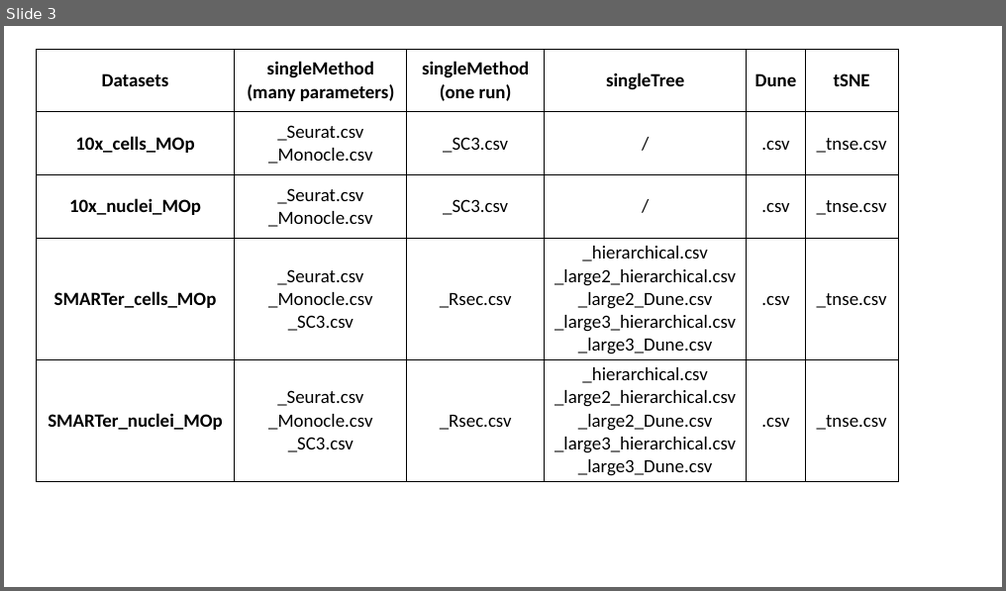
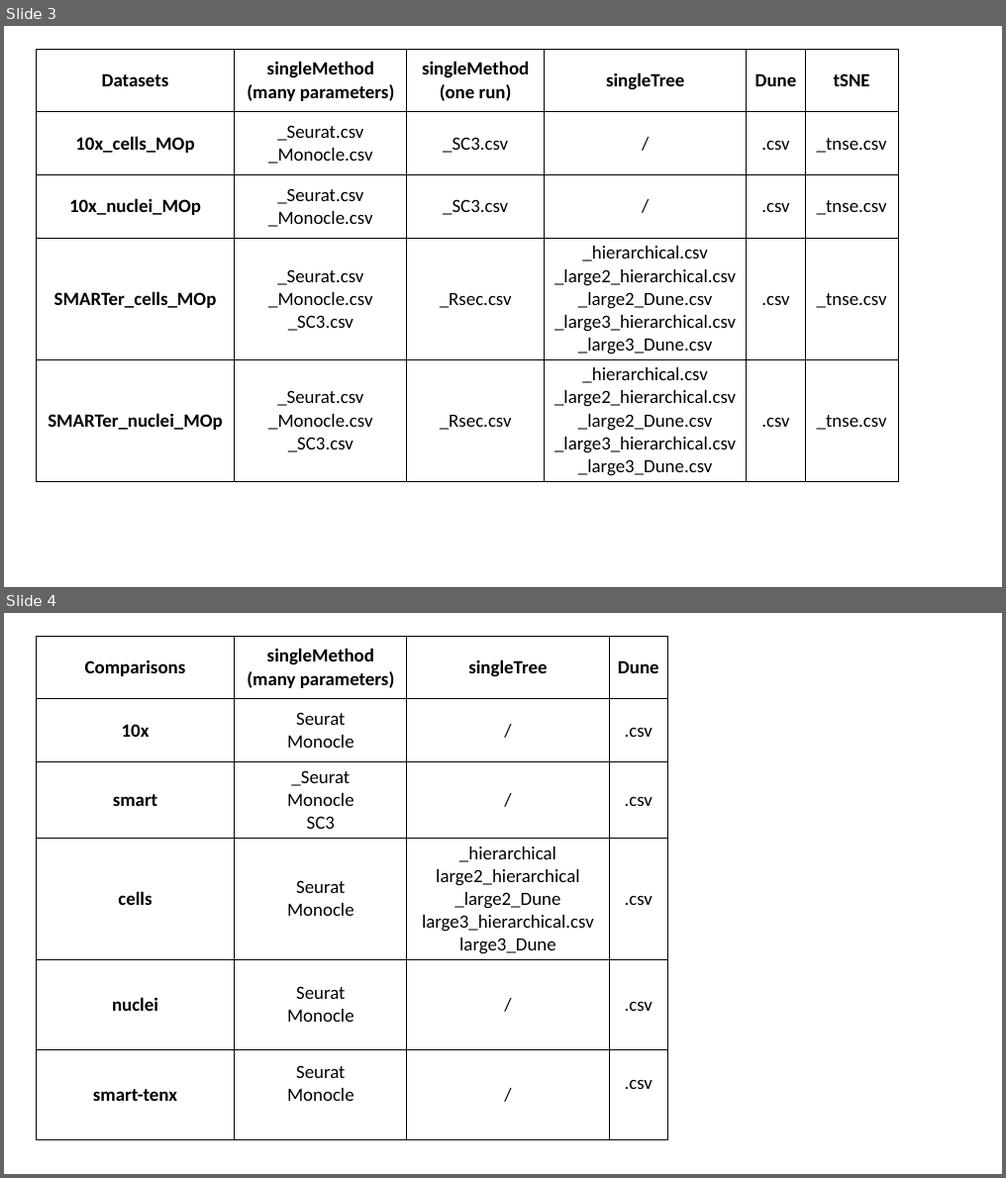
Before and after one commit to HectorRDB/Pipeline_Brain, a slide deck: Figures/workflow/workflow.pptx. Shown one above the other, each under a label of ours: slide 3 before the commit, slides 3 and 4 after it. The pictures are 1006x591 and 1006x1178 pixels, drawn with LibreOffice and Linux fonts; fonts in the diff are those of the drawing. Boxes give left, top, right and bottom in pixels: in the first picture for what was removed or moved away, otherwise in the second. Text is boxed around its words. In the diff, an @@ line names an element or a change of style, - is before the commit and + after.

```diff
--- a/Figures/workflow/workflow.pptx
+++ b/Figures/workflow/workflow.pptx
@@ slide 4 added at <box>4,613,1002,1174</box>, background #FFFFFF @@
@@ table added at <box>37,636,667,1137</box>, 6 rows, 4 columns @@
+Comparisons | singleMethod / (many parameters) | singleTree | Dune
+10x | Seurat / Monocle | / | .csv
+smart | _Seurat / Monocle / SC3 | / | .csv
+cells | Seurat / Monocle | _hierarchical / large2_hierarchical / _large2_Dune / large3_hierarchical.csv / large3_Dune | .csv
+nuclei | Seurat / Monocle | / | .csv
+smart-tenx | Seurat / Monocle | / | .csv
```
Also in this commit, not shown: 2 other files.
